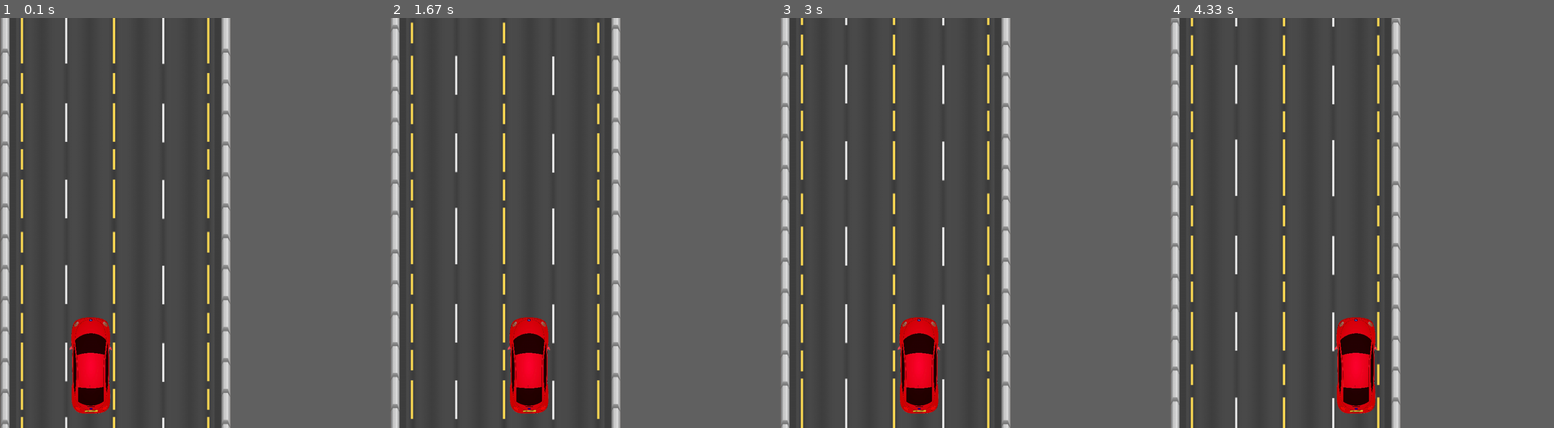
Above: before the commit, frames 1-4 (left to right).
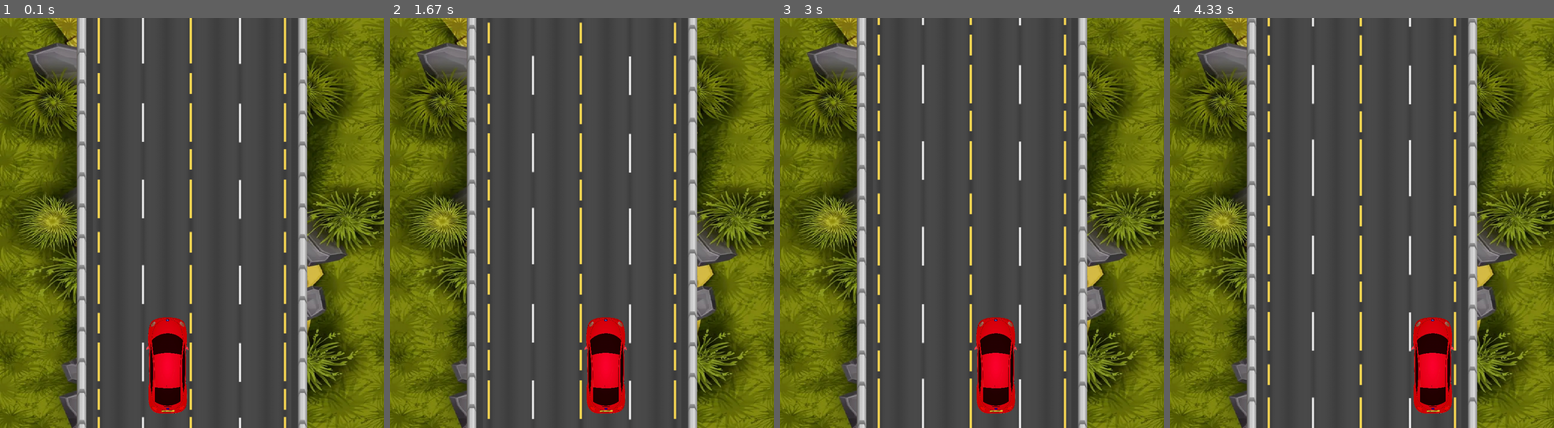
Above: after the commit, the same moments.

Repository: huszargergelyakos/Pygame10A_F
Game: pygame game, started from main.py
The game is run twice, just before and just after one commit, with the same random seed, the same clock (stepped at 60 frames per second) and the same inputs.
Inputs:
- Up to frame 1 (0.1 s): no input
- Up to frame 2 (1.67 s): hold Right 0.33-0.8 s; hold Right 0.83-1.3 s; hold Left from 1.33 s (still down)
- Up to frame 3 (3 s): release Left at 1.87 s; hold Left 1.9-2.3 s; hold Right 2.33-2.97 s
- Up to frame 4 (4.33 s): hold Left 3-3.47 s; hold Right 3.5-3.97 s; hold Right from 4 s (still down)
In our replay, the window is 506x900 before the commit and 843x900 after it. These sizes can differ from the game's own. Grey fills any space a smaller window leaves; there, only what the larger window draws over its background counts as a difference.

The runs differ from the first frame. In frame 1, 54% of the frame differs, in the area x 0-100%, y 0-100%; in frame 2, 54%; in frame 3, 54%; in frame 4, 54%.

Commit message:
new backgrounds

Diff:
--- a/game.py
+++ b/game.py
@@ -11,7 +11,10 @@
         pygame.display.set_caption("Highway Dodge")
         self.clock = pygame.time.Clock()
         self.running = True
-
+        self.bg_image = pygame.image.load("Assets/backgrounds/5.jpg").convert()
+        self.bg_image = pygame.transform.scale(
+            self.bg_image, (SCREEN_WIDTH, SCREEN_HEIGHT)
+        )
         self.speed: int = 5
         self.road = Road("Assets/road.png")
         self.player = Player(SCREEN_HEIGHT - 150, "Assets/cars/1.png")
@@ -41,9 +44,15 @@
         self.player.update()  # <--- Ez a sor felel mostantól a sima mozgásért!
 
     def _draw(self) -> None:
-        self.screen.fill(BLUE)
+        # 1. Háttér kirajzolása (ez van legalul)
+        self.screen.blit(self.bg_image, (0, 0))
+
+        # 2. Út kirajzolása (a háttér felett)
         self.road.draw(self.screen)
+
+        # 3. Játékos kirajzolása
         self.player.draw(self.screen)
+
         pygame.display.update()
 
     def _quit_game(self) -> None:
--- a/road.py
+++ b/road.py
@@ -1,22 +1,25 @@
 import pygame
-from settings import SCREEN_WIDTH, SCREEN_HEIGHT
+from settings import SCREEN_HEIGHT, ROAD_WIDTH, ROAD_X
 
 
 class Road:
     def __init__(self, image_path: str) -> None:
-        # Kép betöltése és átméretezése
         raw_image = pygame.image.load(image_path).convert_alpha()
-        self.image = pygame.transform.scale(raw_image, (SCREEN_WIDTH, SCREEN_HEIGHT))
+        self.image = pygame.transform.scale(raw_image, (ROAD_WIDTH, SCREEN_HEIGHT))
+        self.y1: int = 0
+        self.y2: int = -SCREEN_HEIGHT
 
         # Kezdőpozíciók inicializálása (így már nem jelez hibát a linter)
         self.y1: int = 0
         self.y2: int = -SCREEN_HEIGHT
 
     def update(self, speed: int) -> None:
-        # Az út mozgatása lefelé
         self.y1 += speed
         self.y2 += speed
-        self._check_boundaries()
+        if self.y1 >= SCREEN_HEIGHT:
+            self.y1 = self.y2 - SCREEN_HEIGHT
+        if self.y2 >= SCREEN_HEIGHT:
+            self.y2 = self.y1 - SCREEN_HEIGHT
 
     def _check_boundaries(self) -> None:
         # Pontos illeszkedés: a másik útdarab tetejéhez fűzzük hozzá
@@ -26,6 +29,6 @@
             self.y2 = self.y1 - SCREEN_HEIGHT
 
     def draw(self, screen: pygame.Surface) -> None:
-        # Az út kirajzolása
-        screen.blit(self.image, (0, self.y1))
-        screen.blit(self.image, (0, self.y2))
+        # Most már a ROAD_X (középső) pozícióba rajzolunk
+        screen.blit(self.image, (ROAD_X, self.y1))
+        screen.blit(self.image, (ROAD_X, self.y2))
--- a/settings.py
+++ b/settings.py
@@ -1,14 +1,13 @@
-# Képernyő beállítások
-SCREEN_WIDTH: int = 540
+SCREEN_WIDTH: int = 900  # Megnövelt szélesség a háttér miatt
 SCREEN_HEIGHT: int = 960
 FPS: int = 60
 
-# Színek (RGB)
+# Színek
 BLUE: tuple[int, int, int] = (53, 81, 92)
-RED: tuple[int, int, int] = (255, 0, 0)
-YELLOW: tuple[int, int, int] = (255, 255, 0)
-WHITE: tuple[int, int, int] = (255, 255, 255)
 
-# Játék specifikus beállítások
-LANE_POSITIONS: list[int] = [100, 212, 325, 435]
-PLAYER_SPEED: int = 5
+# Út beállítások - Középre igazítva
+ROAD_WIDTH: int = 540
+ROAD_X: int = (SCREEN_WIDTH - ROAD_WIDTH) // 2
+
+# 4 sáv koordinátái az ÚTON BELÜL (hozzáadva az út kezdőpontját)
+LANE_POSITIONS: list[int] = [ROAD_X + 100, ROAD_X + 212, ROAD_X + 325, ROAD_X + 435]
Binary file added: Assets/backgrounds/1.jpg
Binary file added: Assets/backgrounds/2.jpg
Binary file added: Assets/backgrounds/4.jpg
Binary file added: Assets/backgrounds/5.jpg
Binary file removed: Assets/bg.png
Binary file added: Assets/cars/12 flipped.png
Binary file added: Assets/cars/12.png
Binary file added: Assets/cars/13 flipped.png
Binary file added: Assets/cars/13.png
Not shown, added: Assets/backgrounds/3.jpg
